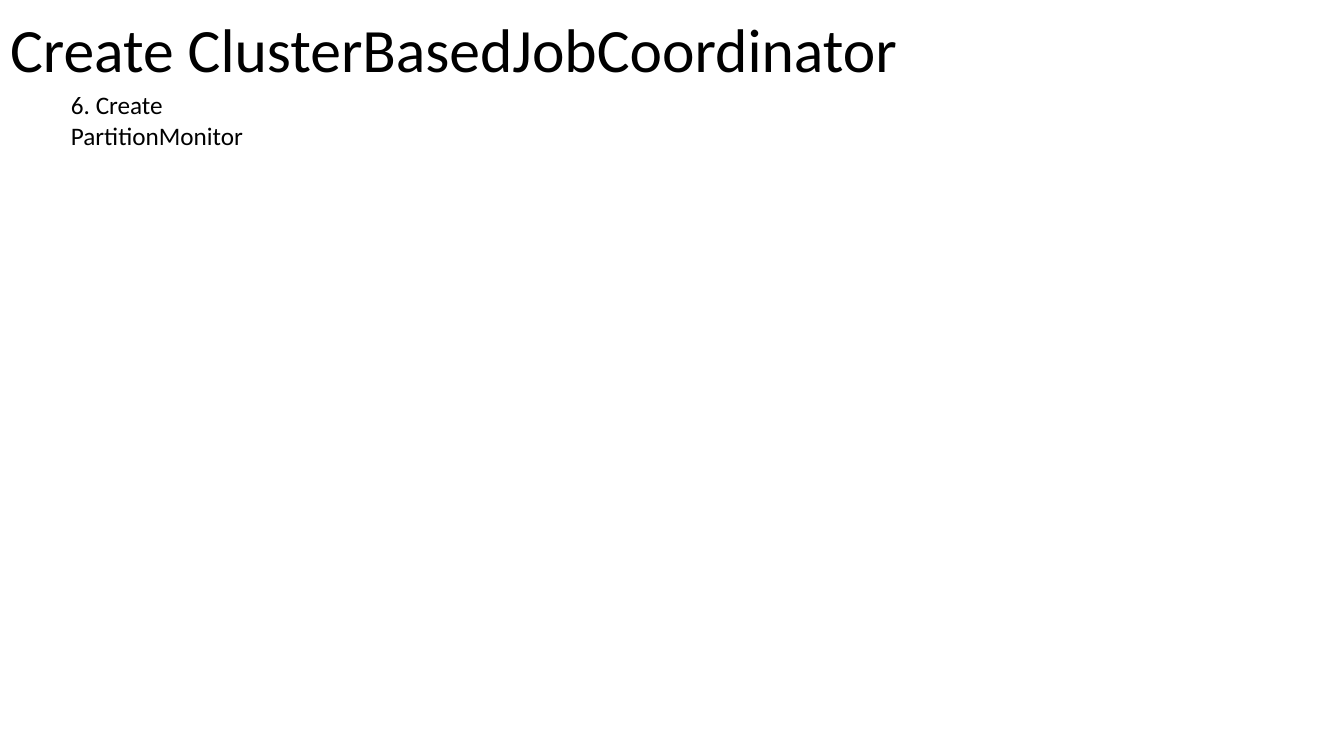
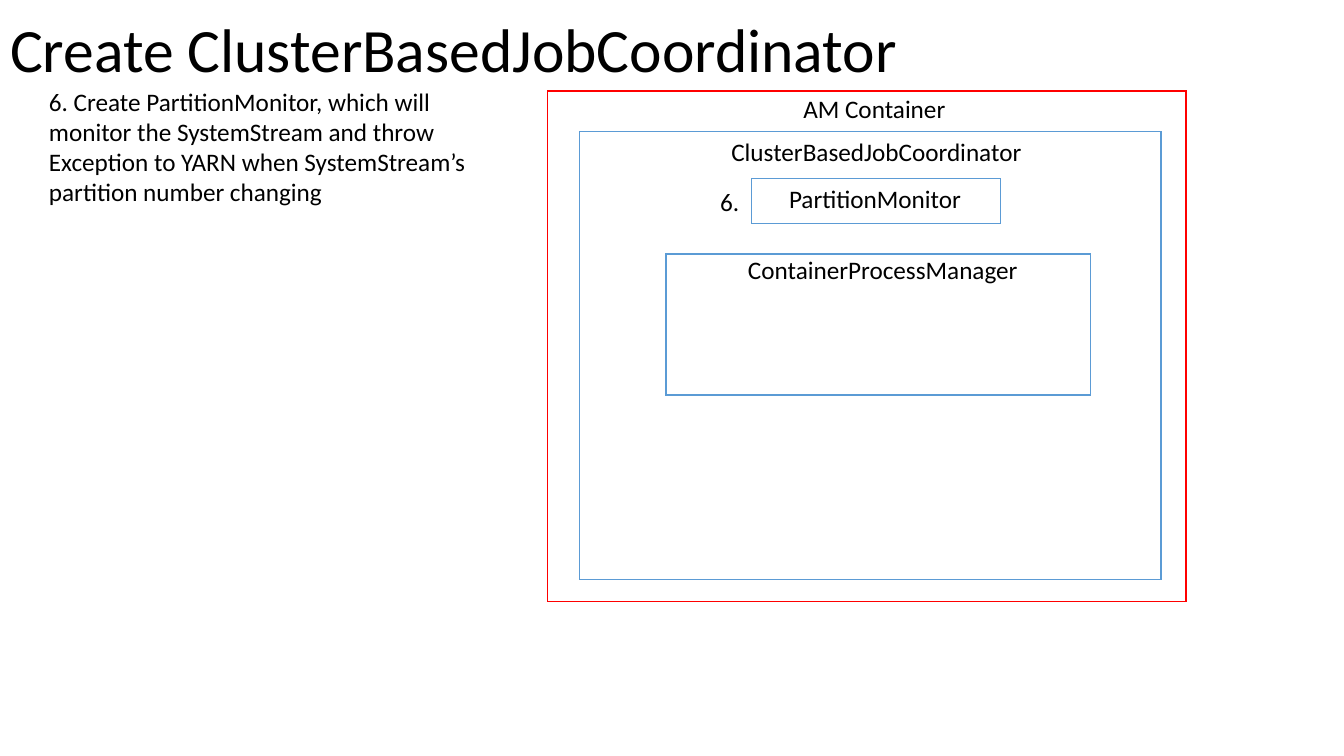
Before and after one commit to Swrrt/Samza-Documents, a slide deck: slide 75 of Documentation/SamzaStructure.pptx. Drawn at 1344x756 pixels with LibreOffice and Linux fonts; fonts in the diff are those of the drawing. Boxes give left, top, right and bottom in pixels: in the first picture for what was removed or moved away, otherwise in the second. Text is boxed around its words. In the diff, an @@ line names an element or a change of style, - is before the commit and + after.

Commit message:
ContainerProcess

```diff
--- a/Documentation/SamzaStructure.pptx
+++ b/Documentation/SamzaStructure.pptx
@@ text at <box>49,93,465,206</box>: text changed @@
-6. Create PartitionMonitor
+6. Create PartitionMonitor, which will monitor the SystemStream and throw Exception to YARN when SystemStream’s partition number changing
@@ rectangle added at <box>547,91,1187,601</box>, fill #FFFFFF, outline #FF0000 1 pt @@
@@ text added at <box>803,100,945,118</box>, 18 pt, text #000000 @@
+AM Container
@@ rectangle added at <box>580,132,1162,580</box>, fill #FFFFFF, outline #5B9BD5 1 pt @@
@@ text added at <box>731,143,1021,162</box>, 18 pt, text #000000 @@
+ClusterBasedJobCoordinator
@@ rectangle added at <box>751,178,1000,224</box>, fill #FFFFFF, outline #5B9BD5 1 pt @@
@@ text added at <box>720,194,739,212</box>, 18 pt, text #000000 @@
+6.
@@ text added at <box>789,190,961,208</box>, 18 pt, text #000000 @@
+PartitionMonitor
@@ rectangle added at <box>666,254,1091,395</box>, fill #FFFFFF, outline #5B9BD5 1 pt @@
@@ text added at <box>748,261,1018,284</box>, 18 pt, text #000000 @@
+ContainerProcessManager
```
